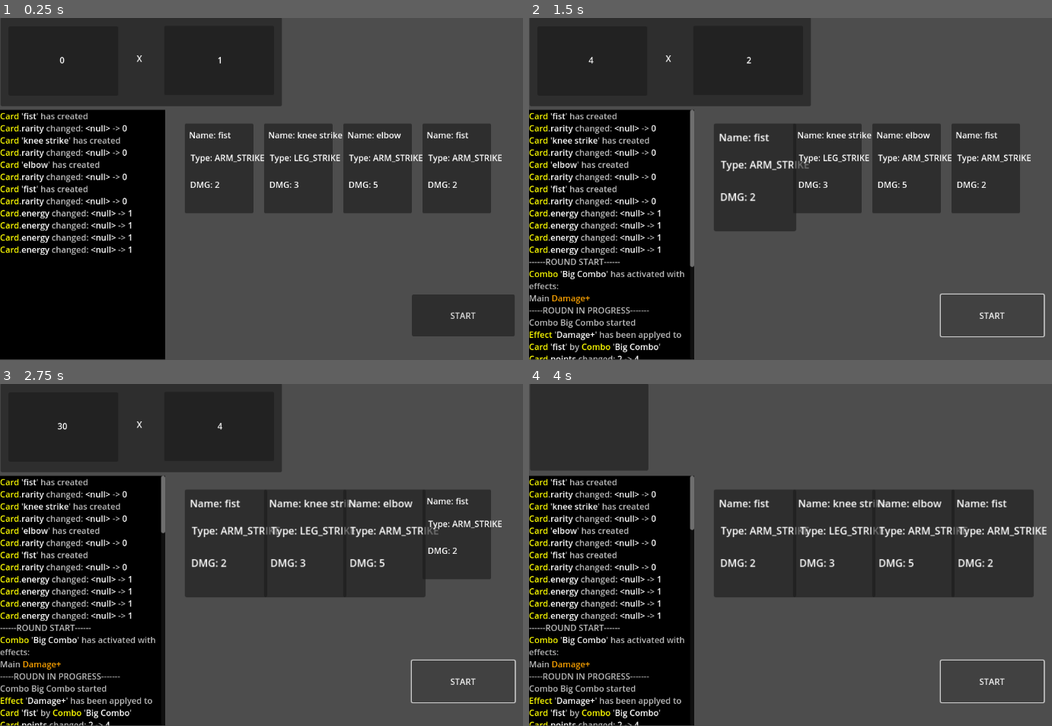
Above: before the commit, frames 1-4 (two rows, left to right).
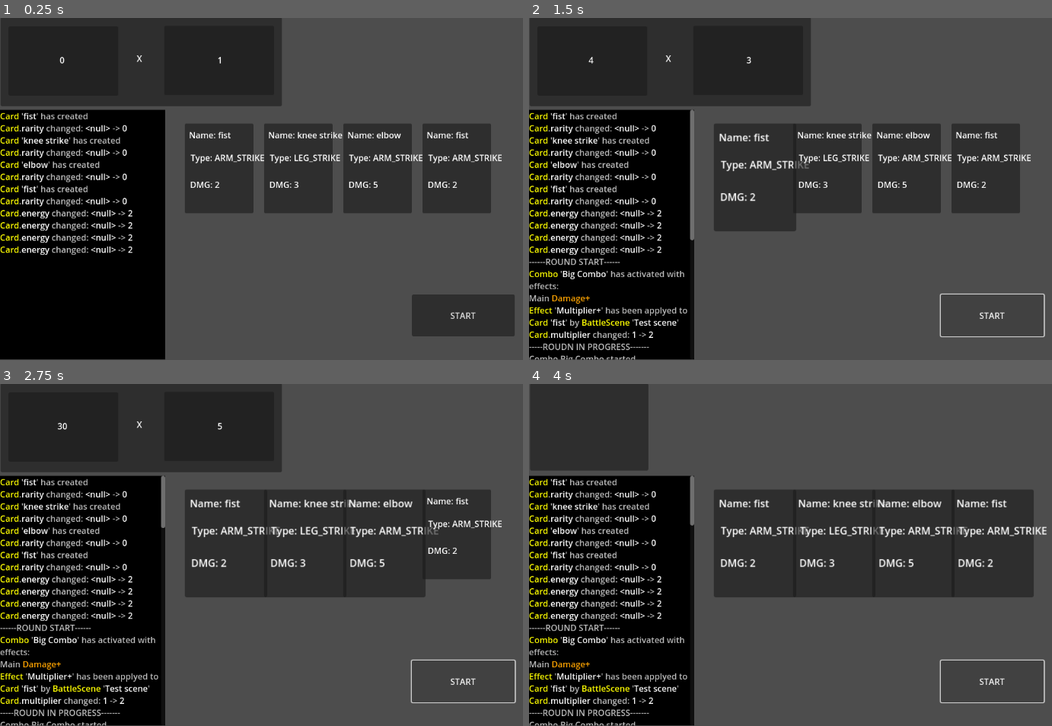
Above: after the commit, the same moments.

Repository: C0ldSt33l/Fighting-Card-Game
Game: Godot game, scene res://test_scene.tscn
Two runs of this game, one before a commit and one after it. Both use one fixed random seed, a clock stepped at 60 frames per second and the inputs below.
Inputs:
- Up to frame 1 (0.25 s): no input
- Up to frame 2 (1.5 s): click "START" at 0.5 s; click "START" at 1.25 s
- Up to frame 3 (2.75 s): click "START" at 2 s
- Up to frame 4 (4 s): no input

The runs differ from the first frame. In frame 1, less than 0.1% of the frame differs, in the area x 24-26%, y 56-69%; in frame 2, 1.8%, in the area x 0-43%, y 12-100%; in frame 3, 1.7%; in frame 4, 1.7%.

Commit message:
Effects can activate in different battle stages now (at round start, during round and at round end)

Diff:
--- a/card/card.gd
+++ b/card/card.gd
@@ -23,6 +23,7 @@
 }
 
 enum ENERGY {
+	CHAKRA,
 	PRANA,
 	KI,
 }
@@ -90,7 +91,8 @@
 	print(self.effects)
 	self.scale += Vector2(0.2, 0.2)
 	for e in self.effects:
-		e.activate()
+		if e.activation_time == Effect.ACTIVATION_TIME.ROUND_IN_PROGRESS:
+			e.activate()
 
 	self.played.emit(self)
 
--- a/combo/combo.gd
+++ b/combo/combo.gd
@@ -51,6 +51,7 @@
 	for c in self.cards:
 		var e := self.effect.clone()
 		e.set_target(c)
+		Game.battle.add_effect(e)
 	self.played.emit(self)
 
 
--- a/counter/counter.tscn
+++ b/counter/counter.tscn
@@ -51,6 +51,7 @@
 
 [node name="X" type="Label" parent="Panel"]
 z_index = 1
+layout_mode = 0
 offset_left = 243.0
 offset_top = 39.0
 offset_right = 283.0
--- a/effect/effect.gd
+++ b/effect/effect.gd
@@ -48,10 +48,9 @@
 
 
 func set_target(target):
-	target.add_effect(self)
+	if 'add_effect' in target:
+		target.add_effect(self)
 	self.target = target
-
-	Game.battle.add_effect(self)
 
 
 func activate():
--- a/global/effects.gd
+++ b/global/effects.gd
@@ -4,14 +4,14 @@
     'Damage+': Effect.new(
         'Damage+',
         'Increase card points by `2`',
-        Effect.ACTIVATION_TIME.ROUND_START,
+        Effect.ACTIVATION_TIME.ROUND_IN_PROGRESS,
         Effect.TYPE.BUFF,
         self.increase_card_points
     ),
     'Multiplier+': Effect.new(
         'Multiplier+',
         'Increase card mulitpier by `1`',
-        Effect.ACTIVATION_TIME.ROUND_IN_PROGRESS,
+        Effect.ACTIVATION_TIME.ROUND_START,
         Effect.TYPE.BUFF,
         self.increase_card_mult
     ),
@@ -21,7 +21,7 @@
         Effect.ACTIVATION_TIME.ROUND_END,
         Effect.TYPE.BUFF,
         self.double_score
-    )
+    ),
 }
 
 
@@ -34,4 +34,4 @@
 
 
 func double_score(c: Counter) -> void:
-    Game.battle.counter.round_score *= 2
+    c.round_score *= 2
--- a/global/player_config.gd
+++ b/global/player_config.gd
@@ -11,3 +11,5 @@
 var deck: Array[Card]
 
 var player_power: int
+
+var effects: Array[Effect]
--- a/test_scene.gd
+++ b/test_scene.gd
@@ -76,13 +76,27 @@
 	if arr is Array:
 		print('arr is array')
 
+	var e := Effects.EFFECTS['Multiplier+'] as Effect
+	e.bind_to(self)
+	e.set_target(self.cards_on_table[0])
+	Game.battle.add_effect(e)
+
+	var post_round_effect := Effects.EFFECTS['Double Score'] as Effect
+	post_round_effect.bind_to(self)
+	post_round_effect.set_target(self.counter)
+	Game.battle.add_effect(post_round_effect)
+
+	# print(inst_to_dict(self))
 
 
 func start_round() -> void:
 	self.logger.put_text('------ROUND START------')
 	if self.cards_on_table.size() == 0: return
+	self.check_combos()
+	for e in self.effects:
+		if e.activation_time == Effect.ACTIVATION_TIME.ROUND_START:
+			e.activate()
 	self.timer.start()
-	self.check_combos()
 
 
 func end_round() -> void:
@@ -90,6 +104,11 @@
 	self.timer.stop()
 
 	await self.counter.update_round_score()
+	await get_tree().create_timer(1).timeout
+	for e in self.effects:
+		if e.activation_time == Effect.ACTIVATION_TIME.ROUND_END:
+			e.activate()
+
 	for c in self.combos_on_table:
 		c.free()
 	self.combos_on_table.clear()
@@ -100,8 +119,6 @@
 	self.cards_on_table.clear()
 	self.effects.clear()
 
-	await get_tree().create_timer(1).timeout
-	Effects.EFFECTS['Double Score'].activate()
 
 
 func play_card() -> void:
